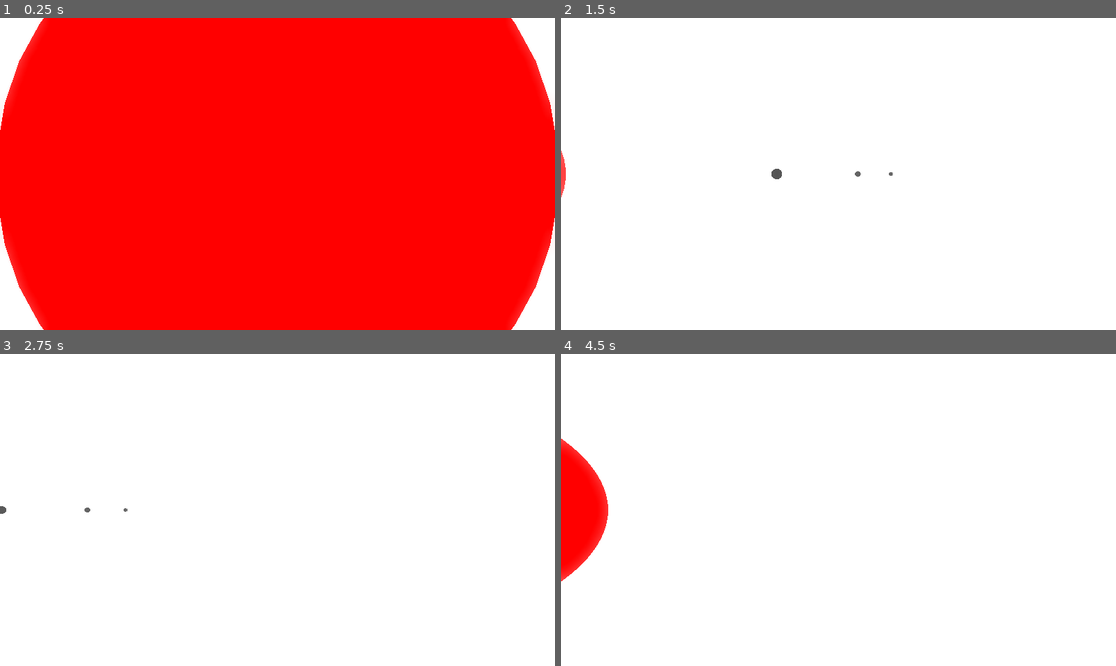
Above: before the commit, frames 1-4 (two rows, left to right).
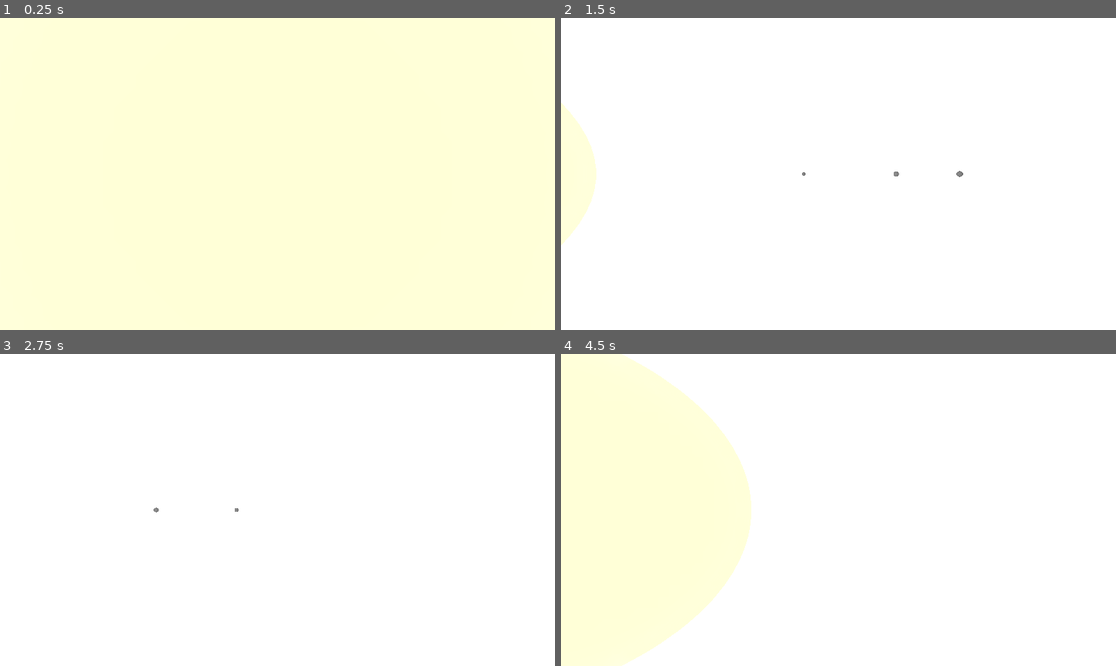
Above: after the commit, the same moments.

Repository: Pekersen/NFTL_Test_1.1
Game: Godot game, scene res://main.tscn
The game is run twice, just before and just after one commit, with the same random seed, the same clock (stepped at 60 frames per second) and the same inputs.
Inputs (mouse positions are in pixels of both pictures, inside the frame that each line leads up to):
- Up to frame 1 (0.25 s): no input
- Up to frame 2 (1.5 s): tap Enter at 0.5 s; move the mouse to (960, 158) at 0.52 s; hold D (right) 0.53-1.25 s; hold Mouse wheel up (zoom_in) 0.53-1.25 s; click (960, 158) at 0.67 s; tap Mouse wheel down (zoom_out) at 0.8 s; drag from (727, 189) to (810, 236) at 1.27 s
- Up to frame 3 (2.75 s): move the mouse to (333, 441) at 2.02 s; hold D (right) from 2.03 s (still down); hold Ctrl (ctrl, bound only after the commit) from 2.03 s (still down); tap Shift (shift, bound only after the commit) at 2.3 s
- Up to frame 4 (4.5 s): release D (right) at 2.75 s; release Ctrl (ctrl, bound only after the commit) at 2.75 s; drag from (810, 572) to (672, 463) at 2.77 s; move the mouse to (1005, 556) at 3.52 s; hold A (left) 3.53-4.25 s; hold 0 (camera_confine) 3.53-4.25 s; tap Mouse wheel down (zoom_out) at 3.8 s; drag from (672, 463) to (755, 432) at 4.27 s

The runs differ from the first frame. In frame 1, 100% of the frame differs, in the area x 0-100%, y 0-100%; in frame 2, 2.0%; in frame 3, less than 0.1%; in frame 4, 27%.

Commit message:
Bro Idk but camera v2 and light
Camera v2 and Light but also some other stuff went wrong

Diff:
--- a/Camera/SpringArm.gd
+++ b/Camera/SpringArm.gd
@@ -28,6 +28,8 @@
 @onready var cam := $Camera3D as Camera3D
 # zoom
 
+var zoom_increase = 1.0
+
 func _ready() -> void:
 	set_as_top_level(true)
 	Input.set_mouse_mode(Input.MOUSE_MODE_CONFINED)
@@ -46,10 +48,10 @@
 
 	# Handle camera zoom.
 	elif event.is_action_pressed("zoom_in"):
-		_spring_arm_target_length -= camera_zoom_step
+		_spring_arm_target_length -= camera_zoom_step * zoom_increase
 		_spring_arm_target_length = clamp(_spring_arm_target_length, camera_distance_min, camera_distance_max)
 	elif event.is_action_pressed("zoom_out"):
-		_spring_arm_target_length += camera_zoom_step
+		_spring_arm_target_length += camera_zoom_step * zoom_increase
 		_spring_arm_target_length = clamp(_spring_arm_target_length, camera_distance_min, camera_distance_max)
 	# zoom
 
@@ -68,6 +70,15 @@
 	if not Input.is_action_pressed("camera_to_cursor") and mouse_locked == true:
 		mouse_locked = false
 
+	if Input.is_action_pressed("shift"):
+		zoom_increase = 3.0
+
+	elif Input.is_action_pressed("ctrl"):
+		zoom_increase = 1.0/3
+
+	else:
+		zoom_increase = 1.0
+
 	# zoom
 		# Handle smooth camera zooming.
 	if _spring_arm_target_length != spring_arm.spring_length:
--- a/Camera/camera_movement.gd
+++ b/Camera/camera_movement.gd
@@ -3,20 +3,29 @@
 @onready var springArm = $SpringArm3D
 @onready var camera = $SpringArm3D/Camera3D
 var SPEED = 7.5
-
+var SPEED_INCREASE = 1.0
 
 func _physics_process(delta: float) -> void:
 
 	var input = Input.get_vector("left", "right", "forward", "back")
 	var direction = (transform.basis * Vector3(input.x, 0, input.y)).normalized()
 
-	velocity.x = direction.x * SPEED
-	velocity.z = direction.z * SPEED
+	velocity.x = direction.x * SPEED * SPEED_INCREASE
+	velocity.z = direction.z * SPEED * SPEED_INCREASE
 
 	move_and_slide()
 
 func _process(_delta: float) -> void:
 	springArm.position = position
+
+	if Input.is_action_pressed("shift"):
+		SPEED_INCREASE = 3.0
+
+	elif Input.is_action_pressed("ctrl"):
+		SPEED_INCREASE = 1.0/3
+
+	else:
+		SPEED_INCREASE = 1.0
 
 	if Input.is_action_just_pressed("camera_reset"):
 		position.x = 0
--- a/Celestial Objects/Planets/planet.gd
+++ b/Celestial Objects/Planets/planet.gd
@@ -3,12 +3,13 @@
 @onready var planetMesh = $"RotationPoint/Core/TruePlanet"
 @onready var core = $"RotationPoint/Core"
 @onready var planetCollision = $"RotationPoint/Core/PlanetCollision"
+@onready var orbitMesh = $Orbit
 
 func _init():
 	radius_variance = [0.08, 0.2]
 	orbit_speed_variance = [0.1, 3] # this is temporary. There should be other values
 									# that affect this (e.g. distance).
-
+	print("default")
 	distance = 10
 	radius = offsetValue(radius, radius_variance)
 	mass = 0.01
@@ -16,6 +17,8 @@
 
 # Called when the node enters the scene tree for the first time.
 func _ready():
+
+	print("setting radius")
 	# Init orbit visuals
 	orbitMesh.mesh.outer_radius = distance
 	orbitMesh.mesh.inner_radius = distance - 0.005
@@ -26,7 +29,6 @@
 	# Init click area
 	planetCollision.shape.radius = radius + click_forgiveness
 
-
 # Called every frame. 'delta' is the elapsed time since the previous frame.
 func _process(delta: float) -> void:
 	orbit(delta)
--- a/Celestial Objects/Planets/planet.tscn
+++ b/Celestial Objects/Planets/planet.tscn
@@ -9,6 +9,8 @@
 material = SubResource("StandardMaterial3D_c4vhg")
 inner_radius = 9.995
 outer_radius = 10.0
+rings = 128
+ring_segments = 64
 
 [sub_resource type="SphereMesh" id="SphereMesh_xsawm"]
 radius = 0.1
@@ -16,10 +18,9 @@
 
 [sub_resource type="SphereShape3D" id="SphereShape3D_gfk4t"]
 
-[node name="Planet" type="Node3D" node_paths=PackedStringArray("rotationPoint", "orbitMesh")]
+[node name="Planet" type="Node3D" node_paths=PackedStringArray("rotationPoint")]
 script = ExtResource("1_21ytp")
 rotationPoint = NodePath("RotationPoint")
-orbitMesh = NodePath("Orbit")
 
 [node name="Orbit" type="MeshInstance3D" parent="."]
 mesh = SubResource("TorusMesh_3ugw0")
@@ -27,7 +28,7 @@
 [node name="RotationPoint" type="Node3D" parent="."]
 
 [node name="Core" type="StaticBody3D" parent="RotationPoint"]
-transform = Transform3D(1, 0, 0, 0, 1, 0, 0, 0, 1, 20, 0, 0)
+transform = Transform3D(1, 0, 0, 0, 1, 0, 0, 0, 1, 10, 0, 0)
 
 [node name="TruePlanet" type="MeshInstance3D" parent="RotationPoint/Core"]
 mesh = SubResource("SphereMesh_xsawm")
--- a/Celestial Objects/Planets/planets_script.gd
+++ b/Celestial Objects/Planets/planets_script.gd
@@ -1,7 +1,7 @@
 class_name Planet extends CelestialObject
 
 @export var rotationPoint : Node3D
-@export var orbitMesh : Node3D
+
 
 var distance : float
 var num_moons : int
--- a/Celestial Objects/Stars/star.gd
+++ b/Celestial Objects/Stars/star.gd
@@ -2,13 +2,16 @@
 
 @onready var starMesh = $StarMesh
 @onready var starCollision = $StarCollision
+@onready var starLight = $StarLight
 
 func _init():
-	radius_variance = [1,3] # arbitrary values
+	radius_variance = [1,4] # arbitrary values
 	mass_variance = [10,15]
+	luminosity_variance = [0.1,5]
+
 	radius = offsetValue(radius, radius_variance)
 	mass = offsetValue(mass, mass_variance)
-
+	luminosity = offsetValue(luminosity, luminosity_variance)
 
 # Called when the node enters the scene tree for the first time.
 func _ready():
@@ -17,6 +20,8 @@
 
 	starCollision.shape.radius = radius + click_forgiveness
 
+	starLight.light_energy = luminosity
+
 # Called every frame. 'delta' is the elapsed time since the previous frame.
 func _process(delta):
 	pass
--- a/Celestial Objects/Stars/star.tscn
+++ b/Celestial Objects/Stars/star.tscn
@@ -23,3 +23,7 @@
 
 [node name="StarCollision" type="CollisionShape3D" parent="."]
 shape = SubResource("SphereShape3D_4mdgf")
+
+[node name="StarLight" type="OmniLight3D" parent="."]
+shadow_enabled = true
+omni_range = 1000.0
--- a/Celestial Objects/Stars/stars_script.gd
+++ b/Celestial Objects/Stars/stars_script.gd
@@ -3,3 +3,5 @@
 var luminosity : float
 var num_planets : int
 var num_asteroids : int
+
+var luminosity_variance : Array[float]
--- a/TODO.cfg
+++ b/TODO.cfg
@@ -13,7 +13,6 @@
 
 item0="Generation Script"
 item2="HUD"
-item1="Lighting"
 
 [Wqsk progress]
 
@@ -23,4 +22,5 @@
 
 [DONE :3]
 
-item0="Camera v1"
+item1="Lighting"
+item0="Camera v2"
--- a/main.gd
+++ b/main.gd
@@ -2,16 +2,34 @@
 
 @onready var planet = preload("res://Celestial Objects/Planets/planet.tscn")
 
+var rng = RandomNumberGenerator.new()
+
+func general_system_gen():
+	pass
+
 # Called when the node enters the scene tree for the first time.
 func _ready():
+
 	var newPlanet = planet.instantiate()
-	newPlanet.distance = 5
+	print("gen1.1")
+	newPlanet.distance = 18
+	print("gen1.2 instantiate and set distance")
 	add_child(newPlanet)
+	print("gen1.3")
 
 	var newPlanet2 = planet.instantiate()
-	newPlanet2.distance = 15
+	print("gen2.1")
+	newPlanet2.distance = 16
+	print("gen2.2 instantiate and set distance")
 	add_child(newPlanet2)
+	print("gen2.3")
 
+	var newPlanet3 = planet.instantiate()
+	print("gen3.1")
+	newPlanet3.distance = 22
+	print("gen3.2 instantiate and set distance")
+	add_child(newPlanet3)
+	print("gen3.3")
 
 # Called every frame. 'delta' is the elapsed time since the previous frame.
 func _process(delta):
--- a/main.tscn
+++ b/main.tscn
@@ -26,5 +26,6 @@
 environment = SubResource("Environment_y5lqt")
 
 [node name="Planet" parent="." instance=ExtResource("2_07cdw")]
+visible = false
 
 [node name="Star" parent="." instance=ExtResource("3_rtaok")]
--- a/project.godot
+++ b/project.godot
@@ -71,3 +71,13 @@
 "events": [Object(InputEventMouseButton,"resource_local_to_scene":false,"resource_name":"","device":-1,"window_id":0,"a …(257 unchanged characters)…
 ]
 }
+shift={
+"deadzone": 0.5,
+"events": [Object(InputEventKey,"resource_local_to_scene":false,"resource_name":"","device":-1,"window_id":0,"alt_pressed":false,"shift_pressed":false,"ctrl_pressed":false,"meta_pressed":false,"pressed":false,"keycode":0,"physical_keycode":4194325,"key_label":0,"unicode":0,"echo":false,"script":null)
+]
+}
+ctrl={
+"deadzone": 0.5,
+"events": [Object(InputEventKey,"resource_local_to_scene":false,"resource_name":"","device":-1,"window_id":0,"alt_pressed":false,"shift_pressed":false,"ctrl_pressed":false,"meta_pressed":false,"pressed":false,"keycode":0,"physical_keycode":4194326,"key_label":0,"unicode":0,"echo":false,"script":null)
+]
+}
